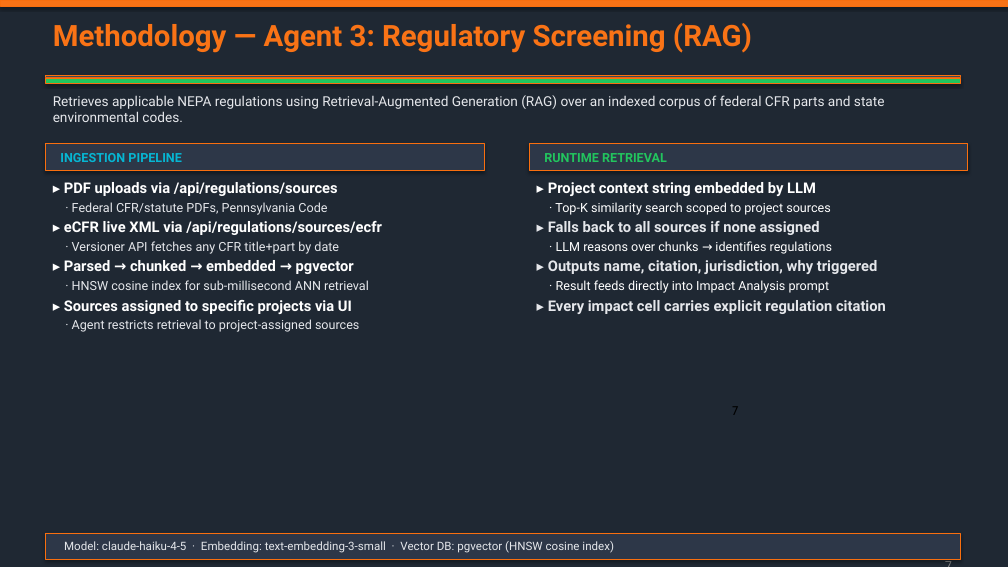
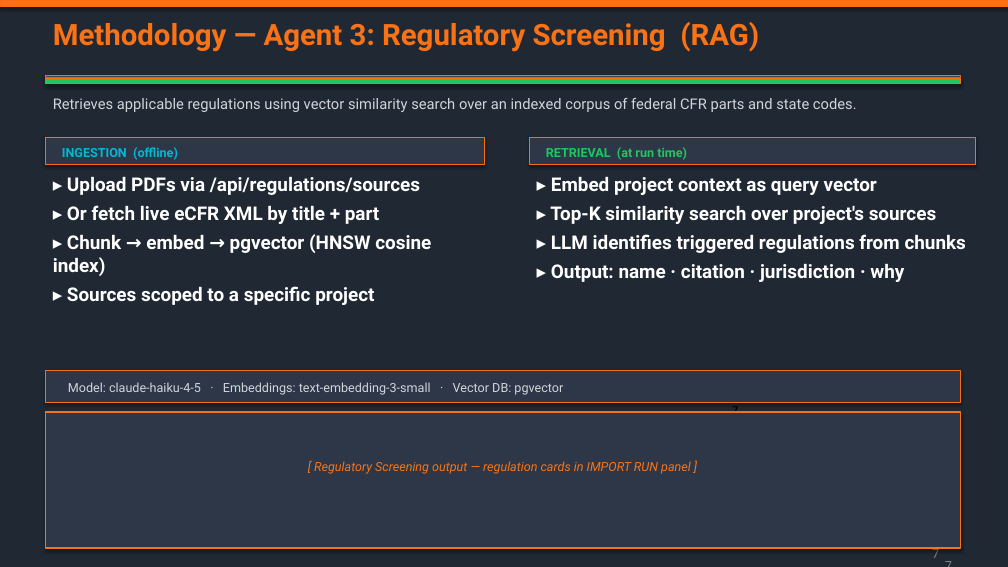
Before and after one commit to sandjman56/hackathon, a slide deck: slide 7 of EIA_Agent_System_Presentation.pptx. Drawn at 1008x567 pixels with LibreOffice and Linux fonts; fonts in the diff are those of the drawing. Boxes give left, top, right and bottom in pixels: in the first picture for what was removed or moved away, otherwise in the second. Text is boxed around its words. In the diff, an @@ line names an element or a change of style, - is before the commit and + after.

```diff
--- a/EIA_Agent_System_Presentation.pptx
+++ b/EIA_Agent_System_Presentation.pptx
@@ text "Methodology — Agent 3: Regulatory ..." rewrapped from (53,23,752,53) to (53,22,759,52) @@
@@ text at (53,98,857,112): text changed; size 13 to 14 pt; text colour #E5E7EB to #D1D5DB @@
-Retrieves applicable NEPA regulations using Retrieval-Augmented Generation (RAG) over an indexed corpus of federal CFR parts and state environmental codes.
+Retrieves applicable regulations using vector similarity search over an indexed corpus of federal CFR parts and state codes.
@@ rectangle: place and size @@
-rectangle at (45,144,484,171)
+rectangle at (45,138,484,165)
@@ text at (62,147,178,160): text changed @@
-INGESTION PIPELINE
+INGESTION (offline)
@@ rectangle: place and size @@
-rectangle at (529,144,968,171)
+rectangle at (529,138,975,165)
@@ text at (546,147,687,160): text changed @@
-RUNTIME RETRIEVAL
+RETRIEVAL (at run time)
@@ text at (53,177,431,305): text changed; size 12 to 18 pt; text colour #E5E7EB to #FFFFFF; bold on @@
-▸ PDF uploads via /api/regulations/sources
-· Federal CFR/statute PDFs, Pennsylvania Code
-▸ eCFR live XML via /api/regulations/sources/ecfr
-· Versioner API fetches any CFR title+part by date
-▸ Parsed → chunked → embedded → pgvector
-· HNSW cosine index for sub-millisecond ANN retrieval
-▸ Sources assigned to specific projects via UI
-· Agent restricts retrieval to project-assigned sources
+▸ Upload PDFs via /api/regulations/sources
+▸ Or fetch live eCFR XML by title + part
+▸ Chunk → embed → pgvector (HNSW cosine index)
+▸ Sources scoped to a specific project
@@ text at (550,177,966,282): text changed; size 14 to 18 pt @@
-▸ Project context string embedded by LLM
-· Top-K similarity search scoped to project sources
-▸ Falls back to all sources if none assigned
-· LLM reasons over chunks → identifies regulations
-▸ Outputs name, citation, jurisdiction, why triggered
-· Result feeds directly into Impact Analysis prompt
-▸ Every impact cell carries explicit regulation citation
+▸ Embed project context as query vector
+▸ Top-K similarity search over project's sources
+▸ LLM identifies triggered regulations from chunks
+▸ Output: name · citation · jurisdiction · why
@@ rectangle: place and size @@
-rectangle at (45,533,960,560)
+rectangle at (45,371,960,402)
@@ text at (68,382,563,395): text changed; size 11 to 12 pt; text colour #E5E7EB to #D1D5DB @@
-Model: claude-haiku-4-5 · Embedding: text-embedding-3-small · Vector DB: pgvector (HNSW cosine index)
+Model: claude-haiku-4-5 · Embeddings: text-embedding-3-small · Vector DB: pgvector
@@ rectangle added at (45,412,960,548), fill #2D3748, outline #F97316 1.5 pt @@
@@ text added at (314,461,691,474), 12 pt, text #F97316, italic @@
+[ Regulatory Screening output — regulation cards in IMPORT RUN panel ]
```
Also in this commit, not shown: 11 other slides changed, 4 slides added, 3 slides removed, 1 other file.
